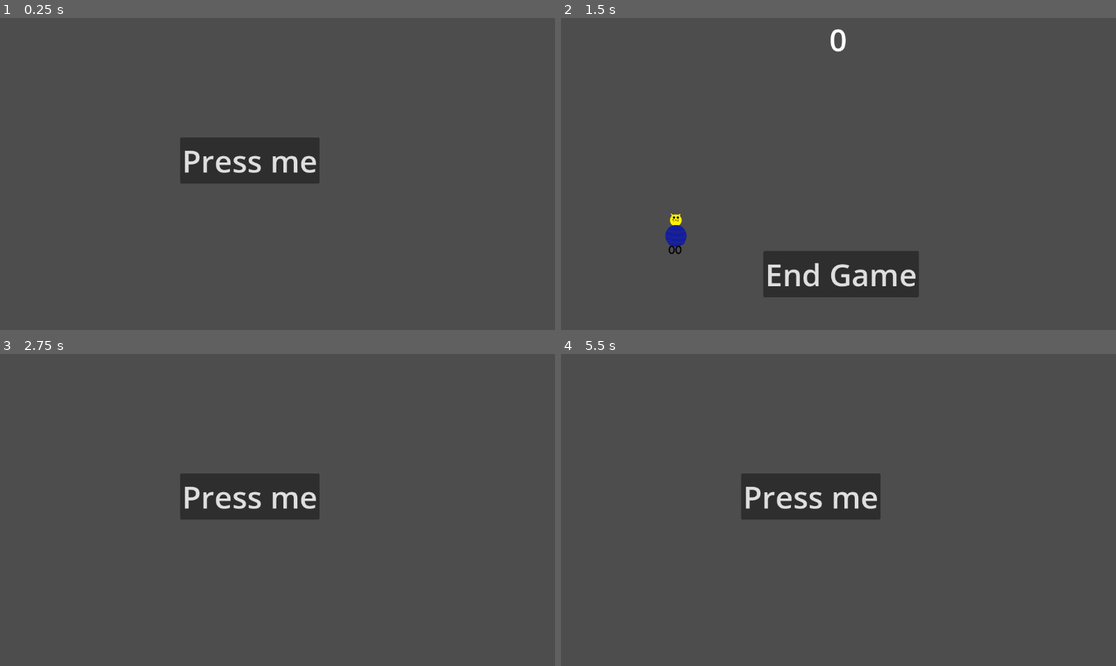
Above: before the commit, frames 1-4 (two rows, left to right).
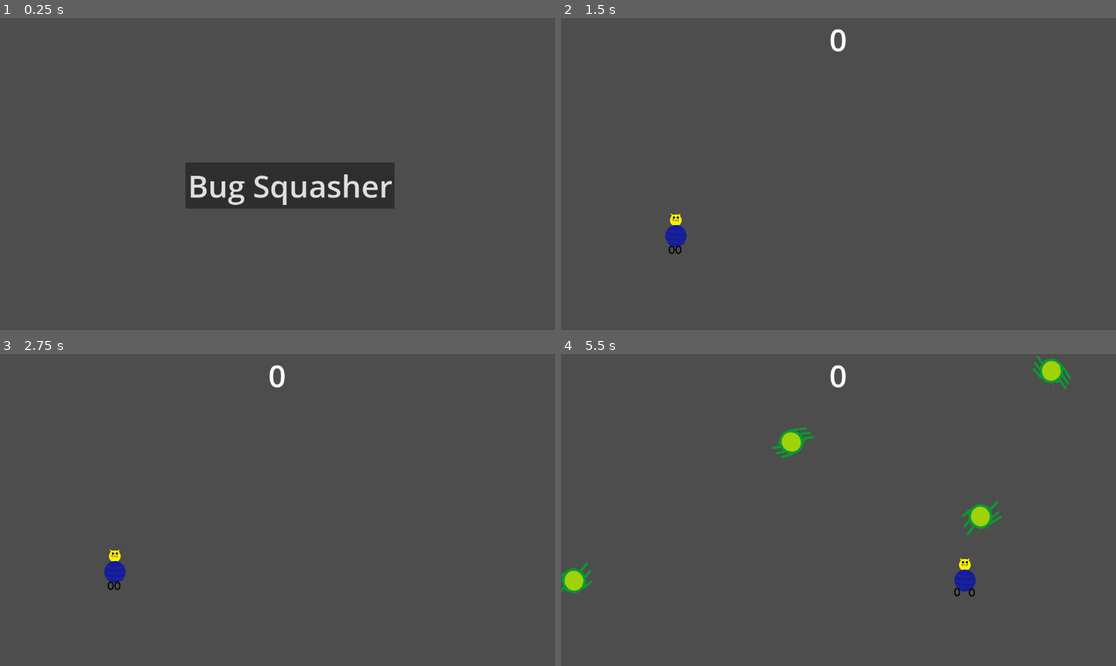
Above: after the commit, the same moments.

Repository: Josh40AU/SpaceCatParty
Game: Godot game, scene res://game_selection.tscn
The game is run twice, just before and just after one commit, with the same random seed, the same clock (stepped at 60 frames per second) and the same inputs.
Inputs (mouse positions are in pixels of both pictures, inside the frame that each line leads up to):
- Up to frame 1 (0.25 s): no input
- Up to frame 2 (1.5 s): click "Press me" (after the commit: "Bug Squasher") at 0.5 s; click "Start" at 1.25 s
- Up to frame 3 (2.75 s): click (277, 609) at 2 s, where only the run before the commit has a clickable "End Game"
- Up to frame 4 (5.5 s): tap Enter at 2.75 s; hold D (move_right) 2.78-3.53 s; tap Space (player_action) every 0.75 s from 2.85 to 5.1 s; hold S (move_down) 3.53-4.28 s; hold D (move_right) 4.28-5.03 s; hold W (move_up) from 5.03 s (still down)

The runs differ from the first frame. In frame 1, 6.3% of the frame differs, in the area x 32-72%, y 38-62%; in frame 2, 4.0%; in frame 3, 4.0%; in frame 4, 5.5%.

Commit message:
hide end game button during games, fixes to text and placement of buttons

Diff:
--- a/HUD.gd
+++ b/HUD.gd
@@ -12,10 +12,11 @@
 	show_message('Game Over!')
 	await $MessageTimer.timeout
 
-	$Message.text = "Use the arrow keys to move\nand 'Space' to hit the bugs!"
+	$Message.text = "Use WASD to move\nand 'Space' to hit the bugs!"
 	$Message.show()
 	await get_tree().create_timer(1.0).timeout
 	$StartButton.show()
+	$EndButton.show()
 
 func update_score(score):
 	$ScoreLabel.text = str(score)
@@ -38,6 +39,7 @@
 
 func _on_start_button_pressed():
 	$StartButton.hide()
+	$EndButton.hide()
 	start_game.emit()
 	$Message.hide()
 
--- a/game_selection.tscn
+++ b/game_selection.tscn
@@ -8,11 +8,11 @@
 bug_squasher_scene = ExtResource("2_xipxd")
 
 [node name="bug_squash_start" type="Button" parent="."]
-offset_left = 374.0
-offset_top = 248.0
-offset_right = 663.0
-offset_bottom = 344.0
+offset_left = 385.0
+offset_top = 300.0
+offset_right = 819.0
+offset_bottom = 396.0
 theme_override_font_sizes/font_size = 64
-text = "Press me"
+text = "Bug Squasher"
 
 [connection signal="pressed" from="bug_squash_start" to="." method="_on_button_pressed"]
